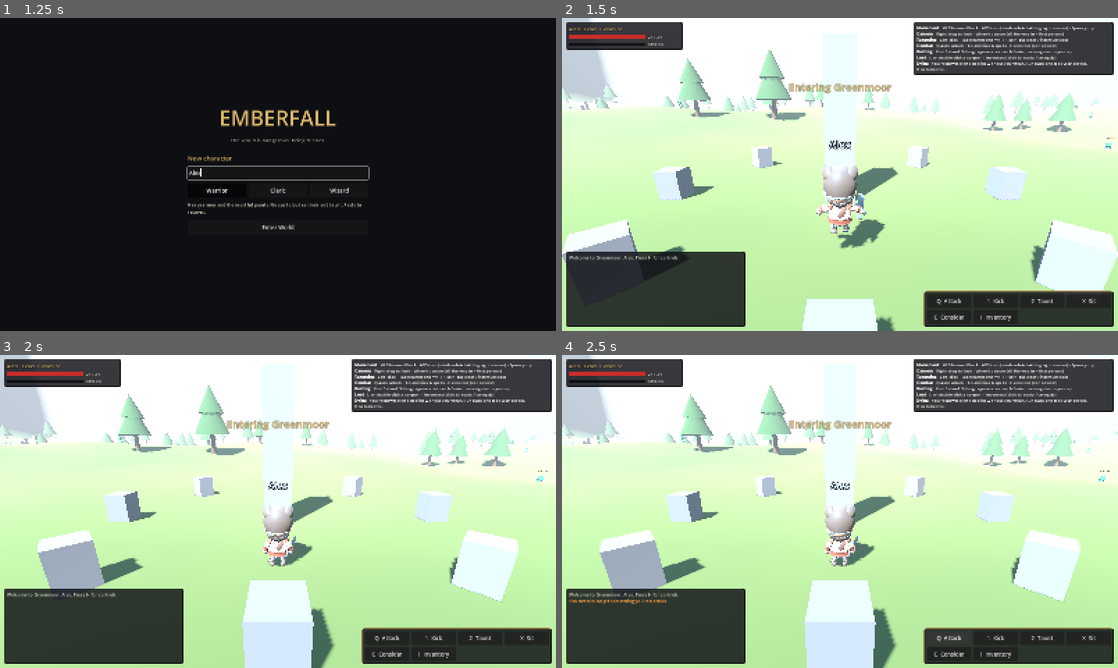
Above: before the commit, frames 1-4 (two rows, left to right).
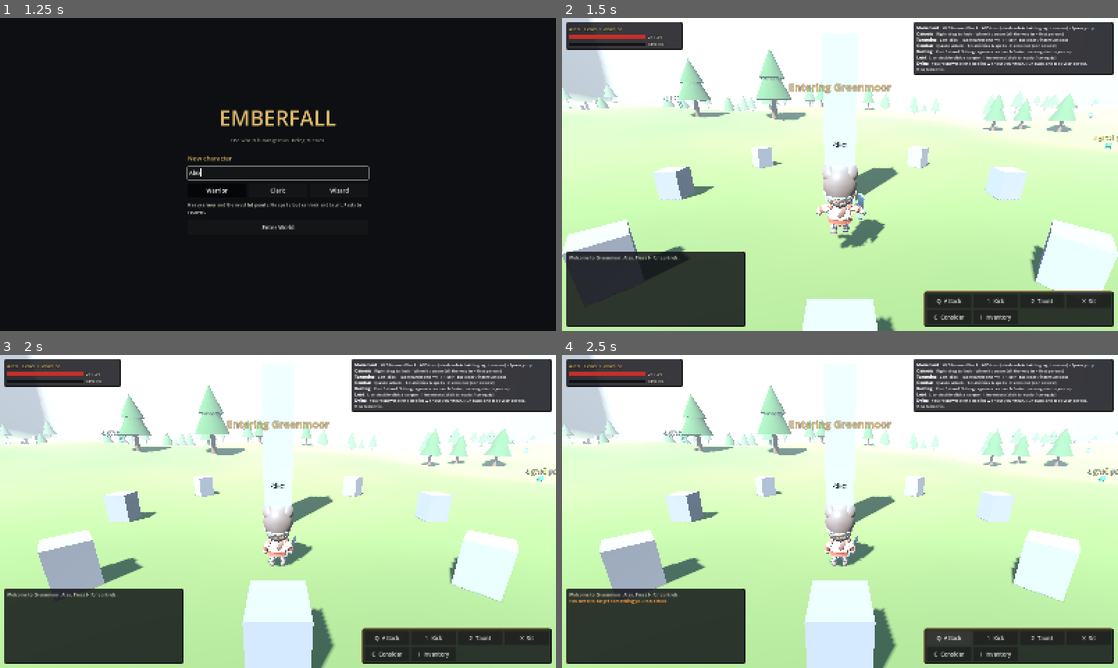
Above: after the commit, the same moments.

Repository: tysonPSF/emberfall
Game: Godot game, scene res://scenes/main.tscn
Same seed, same stepped clock (60 frames per second), same inputs: the game is played once before the commit and once after it.
Inputs (mouse positions are in pixels of both pictures, inside the frame that each line leads up to):
- Up to frame 1 (1.25 s): click (278, 174) at 0.52 s; type "Alex" at 0.6 s
- Up to frame 2 (1.5 s): click "Enter World" at 1.25 s
- Up to frame 3 (2 s): no input
- Up to frame 4 (2.5 s): click "Q Attack" at 2 s

Frame 1 is identical in both runs. In frame 2, 0.2% of the frame differs, in the area x 18-100%, y 24-43%; in frame 3, 0.2%, in the area x 18-100%, y 24-44%; in frame 4, 0.2%.

Commit message:
Constant-size nameplates so distant mobs stay readable
Co-Authored-By: Claude Opus 5.5 (1M context) <noreply@anthropic.com>

Diff:
--- a/scripts/entities/entity.gd
+++ b/scripts/entities/entity.gd
@@ -113,9 +113,10 @@
 
 	nameplate = Label3D.new()
 	nameplate.billboard = BaseMaterial3D.BILLBOARD_ENABLED
-	nameplate.font_size = 40
-	nameplate.pixel_size = 0.006
-	nameplate.outline_size = 10
+	nameplate.fixed_size = true  # same on-screen size at any distance, like EQ
+	nameplate.font_size = 32
+	nameplate.pixel_size = 0.0009
+	nameplate.outline_size = 8
 	nameplate.position.y = body_height + 0.45
 	nameplate.visibility_range_end = 70.0
 	add_child(nameplate)
